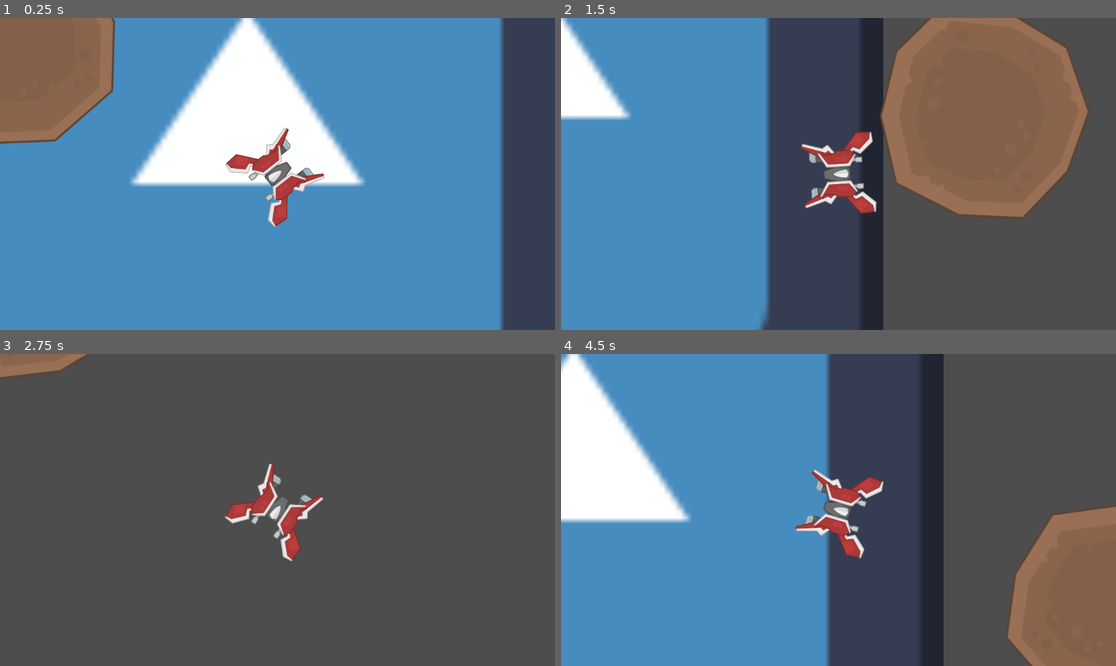
Above: before the commit, frames 1-4 (two rows, left to right).
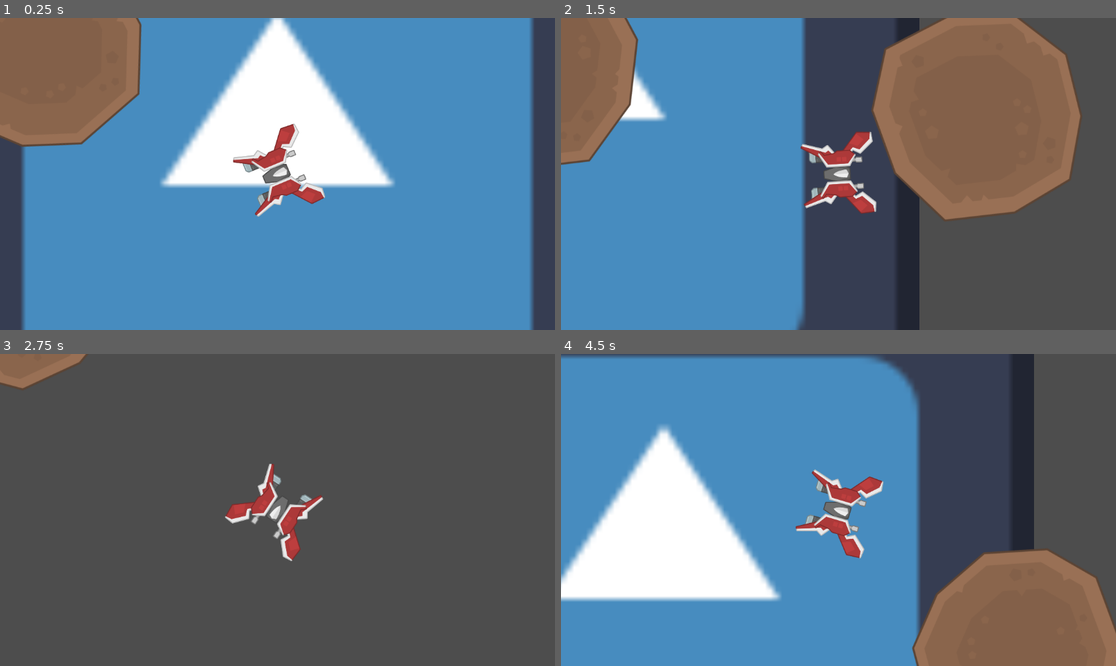
Above: after the commit, the same moments.

Repository: oskogstad/Pentasteroids2
Game: Godot game, scene res://main.tscn
Same seed, same stepped clock (60 frames per second), same inputs: the game is played once before the commit and once after it. The engine's default icon, where the game draws it, is replaced by a stand-in: a white triangle on a blue panel in a dark square.
Inputs (mouse positions are in pixels of both pictures, inside the frame that each line leads up to):
- Up to frame 1 (0.25 s): no input
- Up to frame 2 (1.5 s): move the mouse to (960, 158) at 0.52 s; hold D (move_right) 0.53-1.28 s; move the mouse to (727, 189) at 1.27 s; hold S (move_backward) from 1.28 s (still down)
- Up to frame 3 (2.75 s): move the mouse to (333, 441) at 2.02 s; release S (move_backward) at 2.03 s; hold D (move_right) from 2.03 s (still down)
- Up to frame 4 (4.5 s): move the mouse to (810, 572) at 2.77 s; release D (move_right) at 2.78 s; hold W (move_forward) 2.78-3.53 s; move the mouse to (1005, 556) at 3.52 s; hold A (move_left) from 3.53 s (still down); move the mouse to (672, 463) at 4.27 s

The runs differ from the first frame. In frame 1, 20% of the frame differs, in the area x 0-97%, y 0-100%; in frame 2, 21%; in frame 3, 0.4%; in frame 4, 46%, in the area x 0-100%, y 0-100%.

Commit message:
Make meteor RigidBody2D, reduce jitters

Diff:
--- a/meteor.tscn
+++ b/meteor.tscn
@@ -3,7 +3,7 @@
 [ext_resource type="Script" path="res://scripts/meteor.gd" id="1_p51iv"]
 [ext_resource type="Texture2D" uid="uid://cfs3h8s3ox42b" path="res://sprites/meteor_1.png" id="2_owkw1"]
 
-[node name="Meteor" type="CharacterBody2D"]
+[node name="Meteor" type="RigidBody2D"]
 script = ExtResource("1_p51iv")
 
 [node name="MeteorSprite" type="Sprite2D" parent="."]
@@ -11,3 +11,5 @@
 
 [node name="CollisionPolygon2D" type="CollisionPolygon2D" parent="."]
 polygon = PackedVector2Array(19, -220.8, 19, -219.4, 124, -180.4, 124, -179.2, 135, -173.2, 135, -170.5, 211, -61.6, 21 …(214 unchanged characters)…
+
+[connection signal="body_entered" from="." to="." method="_on_body_entered"]
--- a/scripts/meteor.gd
+++ b/scripts/meteor.gd
@@ -1,4 +1,4 @@
-extends CharacterBody2D
+extends RigidBody2D
 
 var MAX_SPEED: int = 400
 var spinDegrees = randf_range(-2, 2)
@@ -38,6 +38,5 @@
 
 func _physics_process(delta):
 	var camPos = get_viewport().get_camera_2d().get_screen_center_position()
-	velocity = global_position.direction_to(camPos) * MAX_SPEED
-	move_and_slide()
+	linear_velocity = global_position.direction_to(camPos) * MAX_SPEED
 	rotation_degrees += spinDegrees
